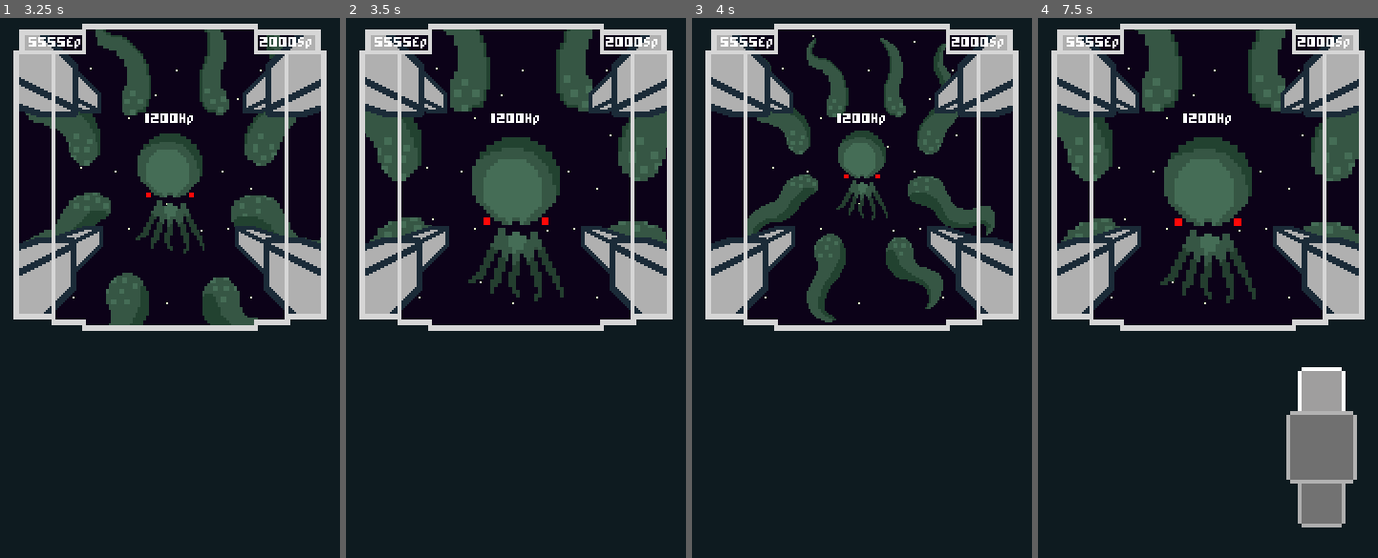
Above: before the commit, frames 1-4 (left to right).
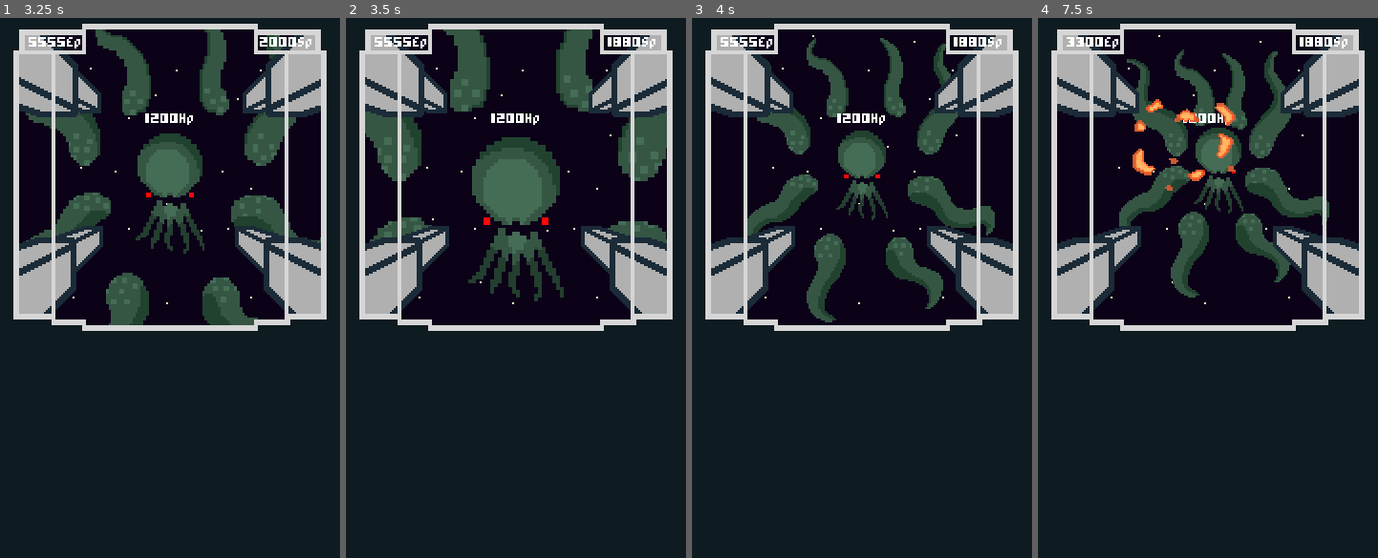
Above: after the commit, the same moments.

Repository: Razzf/SpaceRpg
Game: Godot game, scene res://Scenes/Battle.tscn
The game is run twice, just before and just after one commit, with the same random seed, the same clock (stepped at 60 frames per second) and the same inputs. The project has no main scene, so this scene is started directly.
Inputs (mouse positions are in pixels of both pictures, inside the frame that each line leads up to; where the layout moved, square brackets give the same spot in the first picture):
- Up to frame 1 (3.25 s): click "Pass" at 0.5 s; tap Enter at 2 s
- Up to frame 2 (3.5 s): no input
- Up to frame 3 (4 s): no input
- Up to frame 4 (7.5 s): click "Weapons" at 4.25 s; click (1320, 396) [1320, 390] at 5 s; click "Ok" at 5.75 s; click (1320, 520) [1320, 504] at 6.5 s; click (1320, 390) at 7.27 s

Frame 1 is identical in both runs. In frame 2, 0.2% of the frame differs, in the area x 76-92%, y 3-6%; in frame 3, 0.2%; in frame 4, 20%, in the area x 5-95%, y 2-95%.
Error before the commit: Parse Error: Variable "i" already defined in the scope (at line 49). (res://Scripts/SpaceShip.gd:54)

Commit message:
explosive bullets animation improved

Diff:
--- a/Scenes/SpaceShip.tscn
+++ b/Scenes/SpaceShip.tscn
@@ -83,7 +83,7 @@
 valign = 1
 
 [node name="AnimationPlayer" type="AnimationPlayer" parent="."]
-playback_speed = 3.94
+playback_speed = 2.47
 anims/attack = SubResource( 1 )
 [connection signal="Energy_Changed" from="." to="StatsContainer" method="_on_SpaceShip_Energy_Changed"]
 [connection signal="Shield_Changed" from="." to="StatsContainer" method="_on_SpaceShip_Shield_Changed"]
--- a/Scripts/SpaceShip.gd
+++ b/Scripts/SpaceShip.gd
@@ -46,15 +46,14 @@
 
 func attack_enemy(_enemy) -> void:
 	if _enemy != null:
-		var i = 0
 		var explosions = equipped_weapon.shooting_scene.instance()
-		equipped_weapon.trigger_counter = 0
-		_enemy.add_child(explosions)
-		_enemy.take_damage(equipped_weapon.power)
 		for i in range(explosions.max_explosions):
 			animation.play("attack")
 			yield(animation,"animation_finished")
-
+			if i == 0:
+				equipped_weapon.trigger_counter = 0
+				_enemy.add_child(explosions)
+				_enemy.take_damage(equipped_weapon.power)
 		self.energy -= equipped_weapon.energy_cost
 		emit_signal("weapon_used")
 
